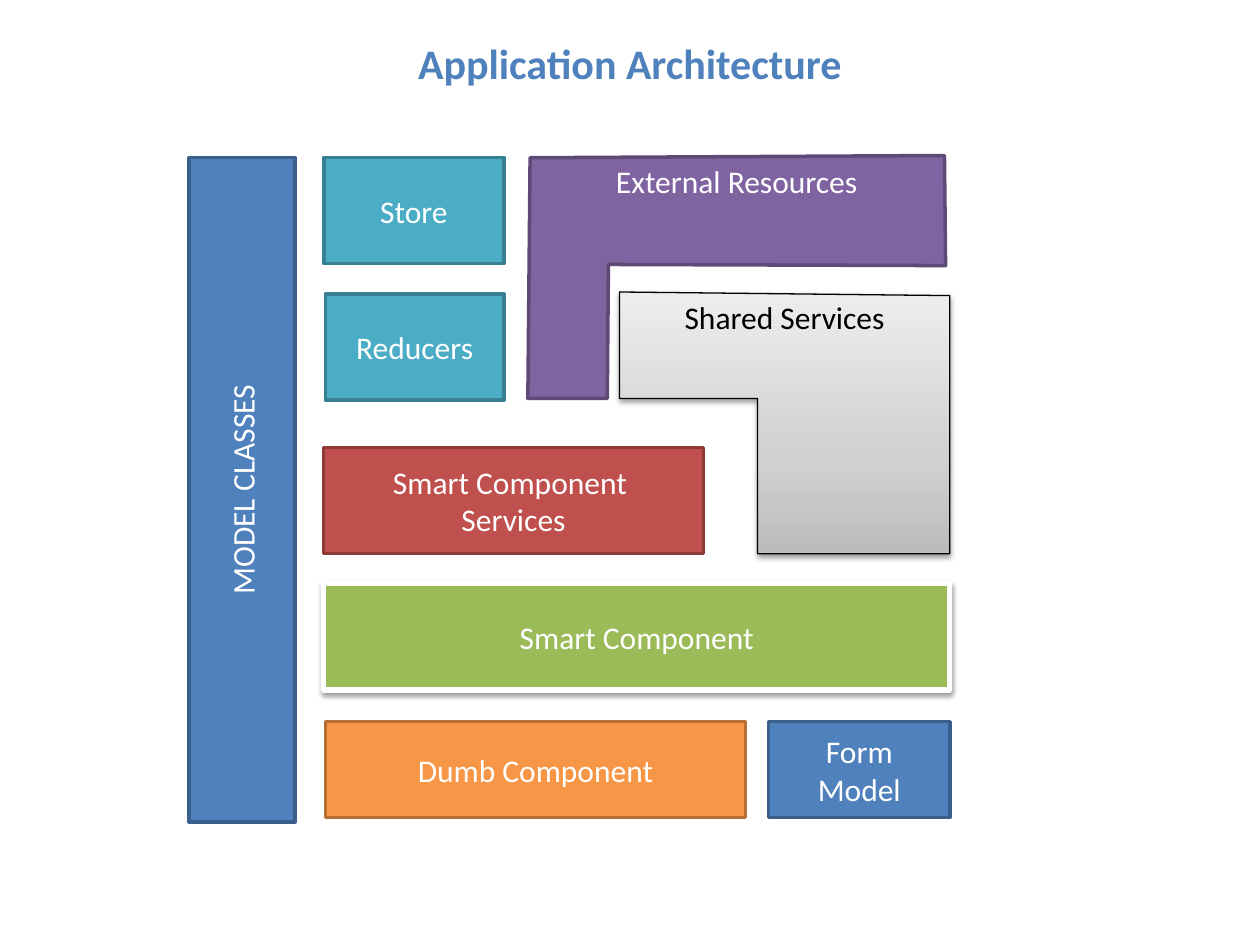
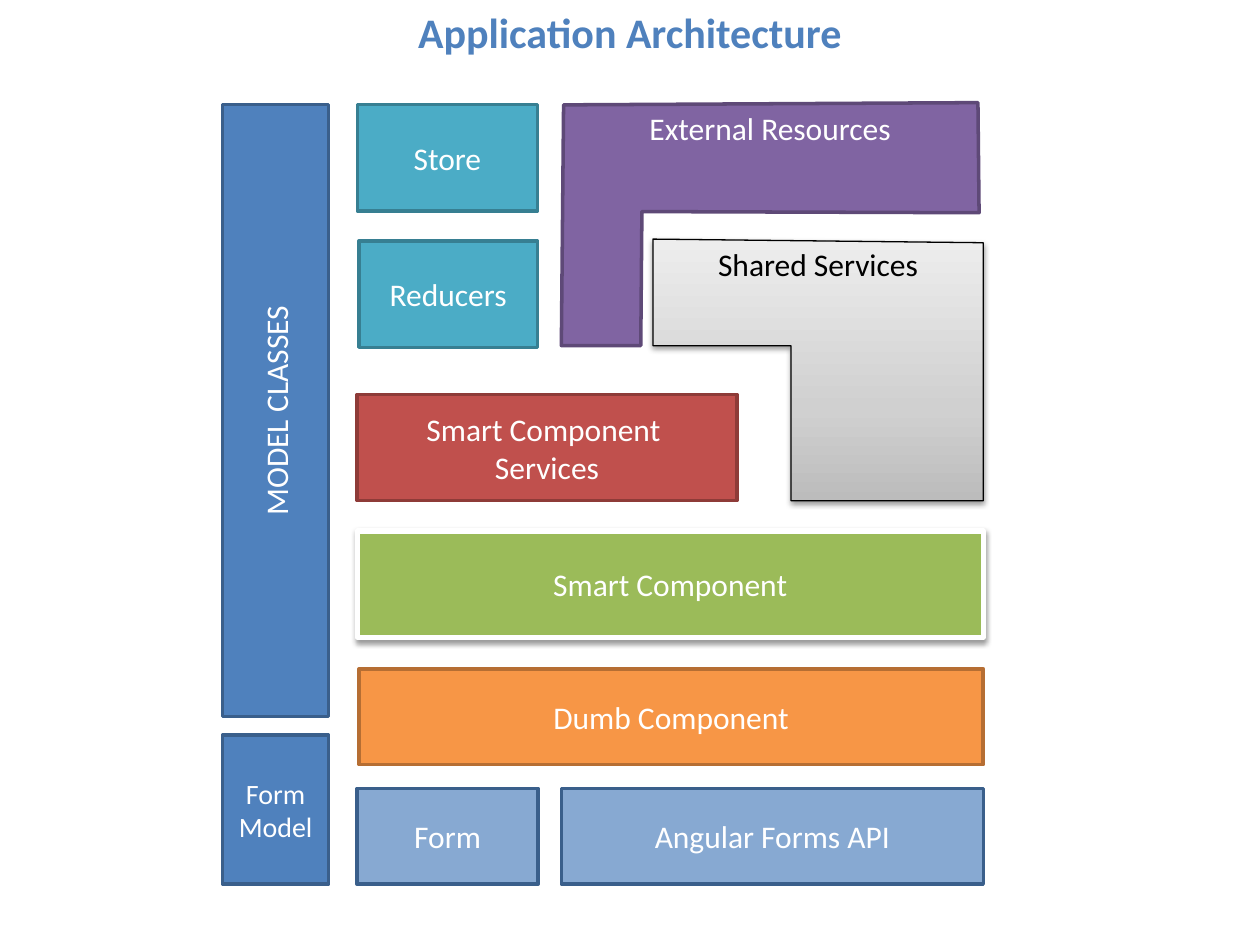
Before and after one commit to skijit/notes, a slide deck: slide 1 of resources/images/programming/Angular2ArchDrawings.pptx. Drawn at 1260x945 pixels with LibreOffice and Linux fonts; fonts in the diff are those of the drawing. Boxes give left, top, right and bottom in pixels: in the first picture for what was removed or moved away, otherwise in the second. Text is boxed around its words. In the diff, an @@ line names an element or a change of style, - is before the commit and + after.

```diff
--- a/resources/images/programming/Angular2ArchDrawings.pptx
+++ b/resources/images/programming/Angular2ArchDrawings.pptx
@@ text "Application Architecture": place and size @@
-text "Application Architecture" at box(418, 49, 842, 86)
+text "Application Architecture" at box(418, 18, 842, 55)
@@ rectangle "MODEL CLASSES": place and size @@
-rectangle "MODEL CLASSES" at box(190, 157, 295, 821)
+rectangle "MODEL CLASSES" at box(223, 105, 329, 717)
@@ 4 rectangles, 2 freeform shapes: place and size @@
-4 rectangles, 2 freeform shapes at box(324, 155, 950, 689)
+4 rectangles, 2 freeform shapes at box(358, 102, 984, 636)
@@ rectangle "Dumb Component": place and size @@
-rectangle "Dumb Component" at box(325, 722, 745, 818)
+rectangle "Dumb Component" at box(359, 669, 984, 765)
@@ rectangle "Form Model": place and size @@
-rectangle "Form Model" at box(769, 722, 950, 818)
+rectangle "Form Model" at box(223, 735, 329, 883)
@@ rectangle "Form Model" at box(223, 735, 329, 883): size 18 to 16 pt @@
@@ rectangle added at box(357, 789, 538, 885), fill #4F81BD at 68% opacity, outline #3A5F8C 2 pt, 18 pt, text #FFFFFF @@
+Form
@@ rectangle added at box(561, 789, 983, 885), fill #4F81BD at 68% opacity, outline #3A5F8C 2 pt, 18 pt, text #FFFFFF @@
+Angular Forms API
```
Also in this commit, not shown: 1 other file.
